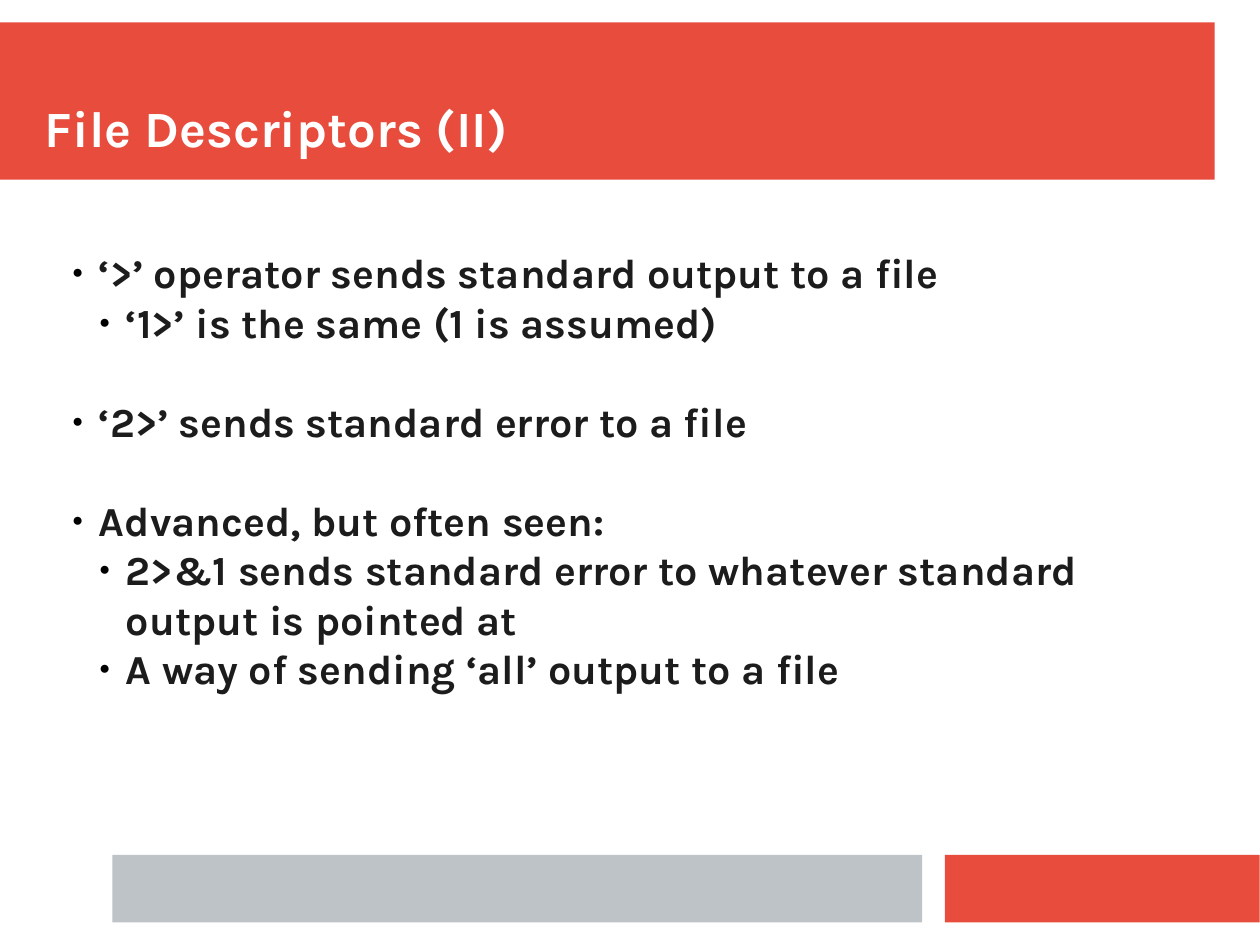
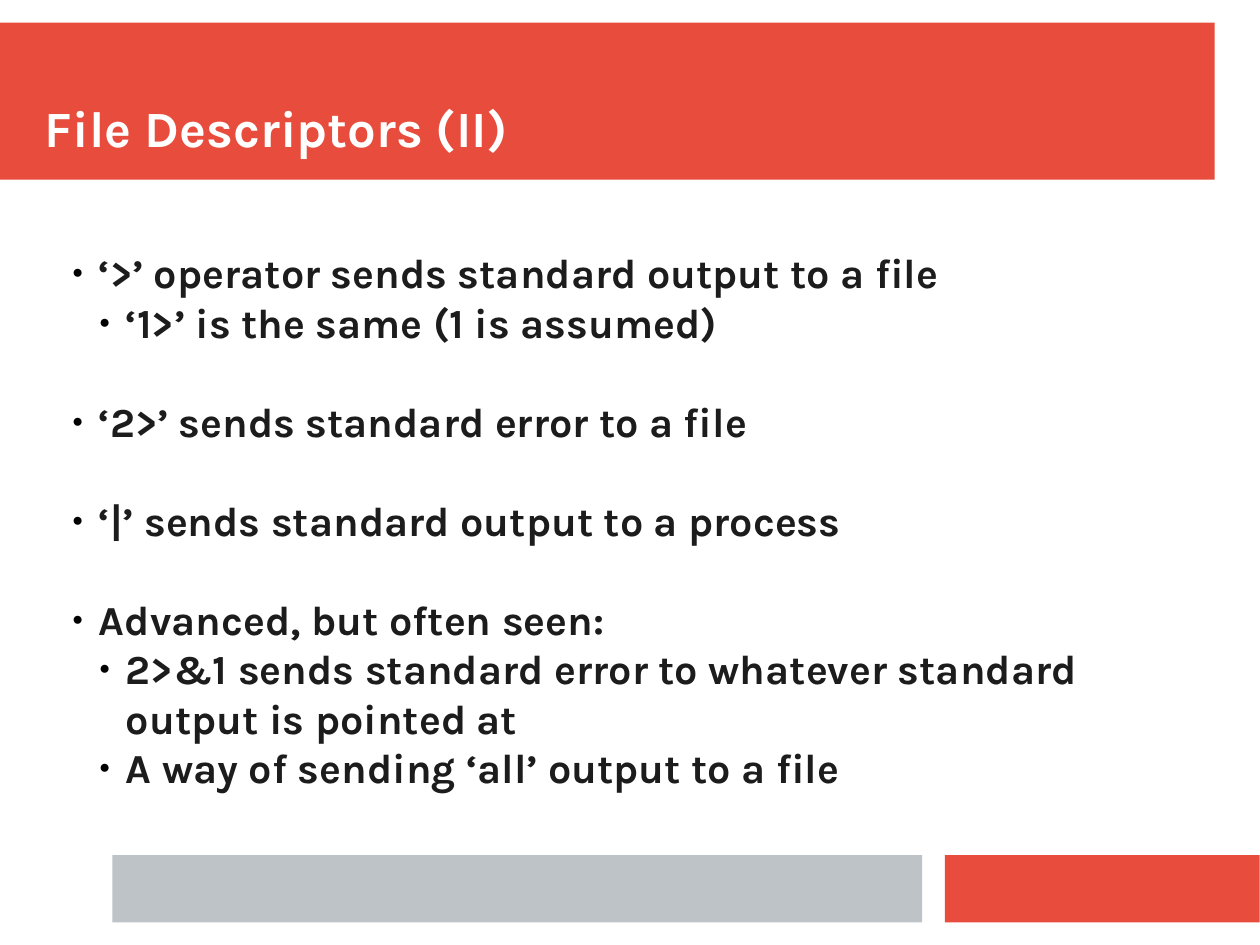
Before and after one commit to ianmiell/introduction-to-bash, a slide deck: slide 29 of slides/introduction_to_bash.pptx (slide 28 before the commit). Drawn at 1260x945 pixels with LibreOffice and Linux fonts; fonts in the diff are those of the drawing. Boxes give left, top, right and bottom in pixels: in the first picture for what was removed or moved away, otherwise in the second. Text is boxed around its words. In the diff, an @@ line names an element or a change of style, - is before the commit and + after.

```diff
--- a/slides/introduction_to_bash.pptx
+++ b/slides/introduction_to_bash.pptx
@@ text at <box>144,507,841,546</box>: paragraph added @@
+  ● ‘|’ sends standard output to a process
```
Also in this commit, not shown: 4 other slides changed, 3 slides added, 2 slides removed, 1 other file.
